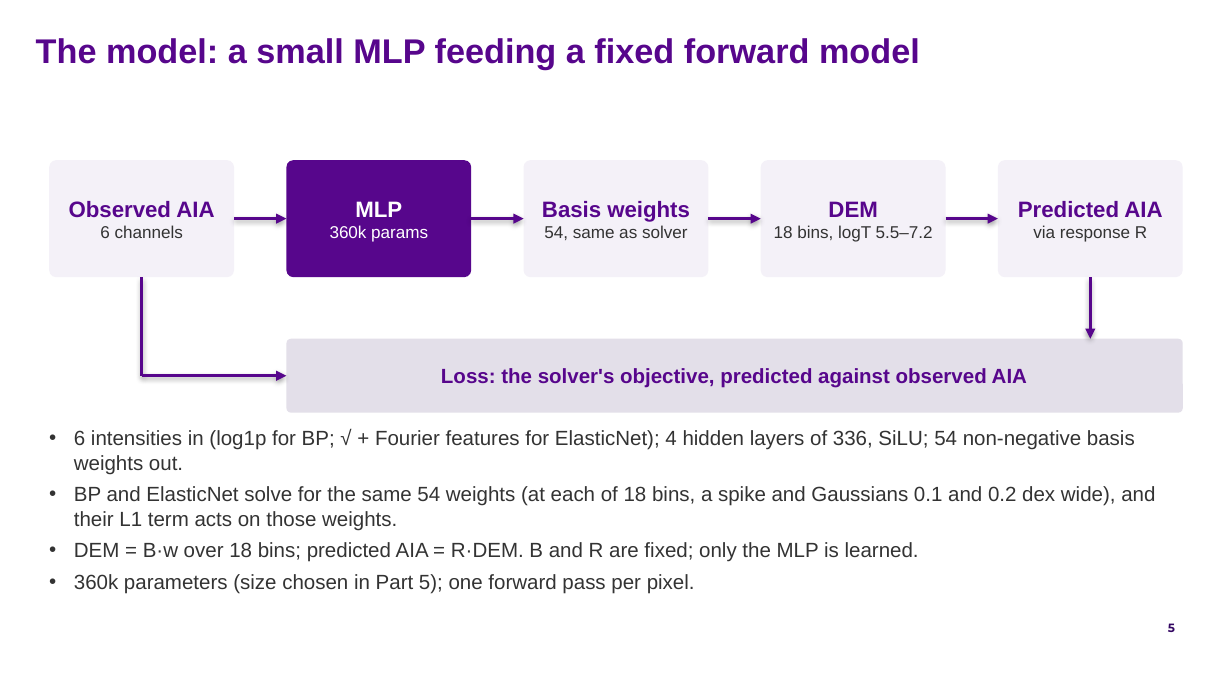
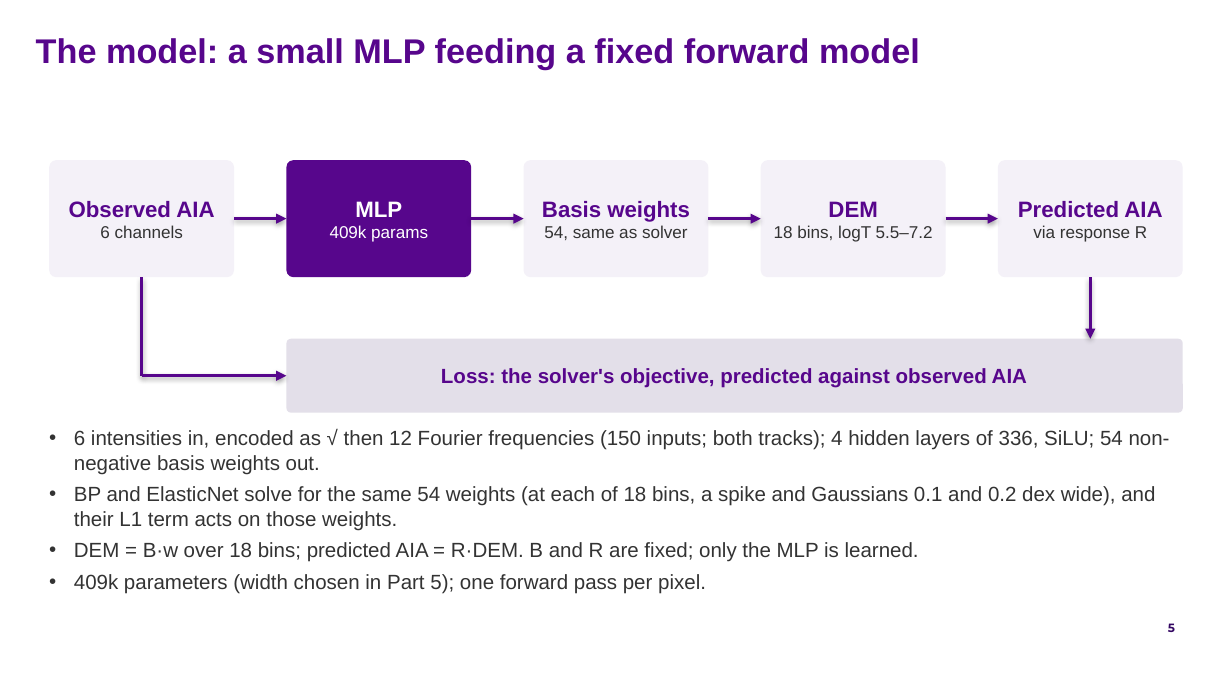
Before and after one commit to FruitPnchSamuraiG/solar-dem-inversion, a slide deck: slide 5 of slides/DEM_deck_v2.pptx. Drawn at 1232x693 pixels with LibreOffice and Linux fonts; fonts in the diff are those of the drawing; background and template pictures are left out. Boxes give left, top, right and bottom in pixels: in the first picture for what was removed or moved away, otherwise in the second. Text is boxed around its words. In the diff, an @@ line names an element or a change of style, - is before the commit and + after.

Commit message:
deck: rebuilt on the adopted stiff-band BP model; Part 7 is now the failure and the fix
Summary, model, loss (band weight mu), model-choice and results slides carry the
120 + 120 continued model. Part 7 has eight slides: the old failure, the
suggestions on the original loss, the objective-gap cause, the 616-vs-85 price,
the mu screen on validation, the stiff-band runs, flare cores now, what remains.
New-model figures in results/plots/22_adopted_bp_20261014 (README); outline synced;
STATE.md and CLAUDE.md record the revised BP final.

```diff
--- a/slides/DEM_deck_v2.pptx
+++ b/slides/DEM_deck_v2.pptx
@@ text in rounded rectangle at bbox=[330, 225, 428, 242]: text changed @@
-360k params
+409k params
@@ text at bbox=[74, 430, 1170, 475]: text changed @@
-• 6 intensities in (log1p for BP; √ + Fourier features for ElasticNet); 4 hidden layers of 336, SiLU; 54 non-negative basis weights out.
+• 6 intensities in, encoded as √ then 12 Fourier frequencies (150 inputs; both tracks); 4 hidden layers of 336, SiLU; 54 non-negative basis weights out.
@@ text at bbox=[74, 574, 706, 594]: text changed @@
-• 360k parameters (size chosen in Part 5); one forward pass per pixel.
+• 409k parameters (width chosen in Part 5); one forward pass per pixel.
```
Also in this commit, not shown: 12 other slides changed, 8 slides added, 5 slides removed, 13 other files.
